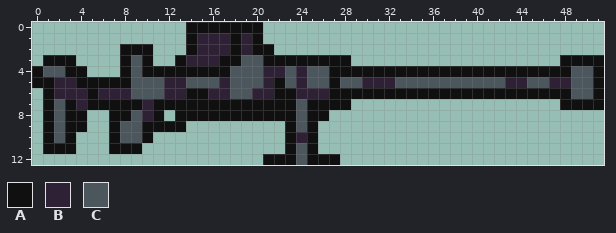
Pixel-art sprite: Entities/Weaponry/Firearms/Guns/Advanced/ATR/ATR.png. The picture above was drawn from the file before the commit.
The file is 52x13 pixels.
Palette (. is transparent): A #101010  B #2e2135  C #4c565d
Pixels before, first column x 0:
 0 ..............AAAAAAA...............................
 1 ..............ABBBABA...............................
 2 ........AAA...ABBBABAA..............................
 3 .AAA....ACA..ABBBAACCAAAAAAAA...................AAAA
 4 ACCAA...ACAAAAAAAACCCBBCBCCAAAAAAAAAAAAAAAAAAAAAACCA
 5 AABBAAAAACCCBBCCCBCCCBACBCCACCBBBCCCCCCCCCCBBCCBBCCA
 6 .ABBBABBBCCCBBAABBCCBBAABBBAAAAAAAAAAAAAAAAAAAAAACCA
 7 .ACABAAAAABAAAAAAAAAAAAACAAAA...................AAAA
 8 .ACAA..AACBA.AAAAAAAAAAACAA.........................
 9 .ACAA..ACCAAAA.........ACA..........................
10 .ACA...ACCA............ABA..........................
11 .AAA...AAA.............ACA..........................
12 .....................AAACAAA........................
Once edited:
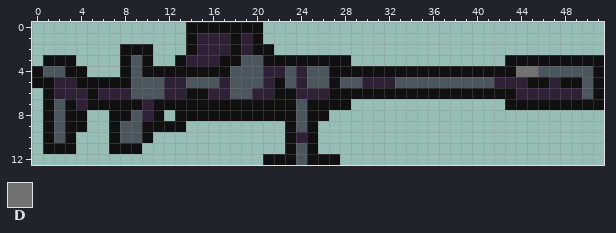
Colours new in this view: D #717171
From old to new:
The author put colour A in row 3 at x 43 to 47; in row 7 at x 43 to 47.
Colour B becomes colour A in row 5 at x 48.
Colour C becomes colour A in row 5 at x 45 to 46 and 49.
Colour A becomes colour B in row 6 at x 44 to 48.
Colour C becomes colour B in row 5 at x 42; in row 6 at x 49.
Colour A becomes colour C in row 4 at x 46 to 48.
Colour A becomes colour D in row 4 at x 44 to 45.
Where, in picture pixels (left, top, right, bottom), the same in both pictures:
changed: (494, 55, 582, 110)
